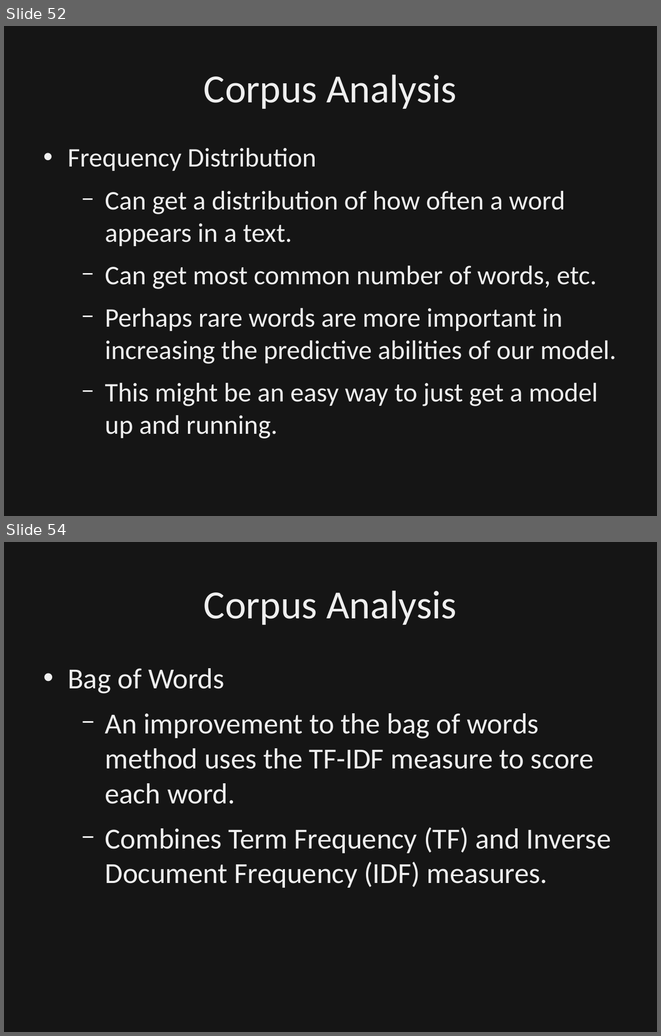
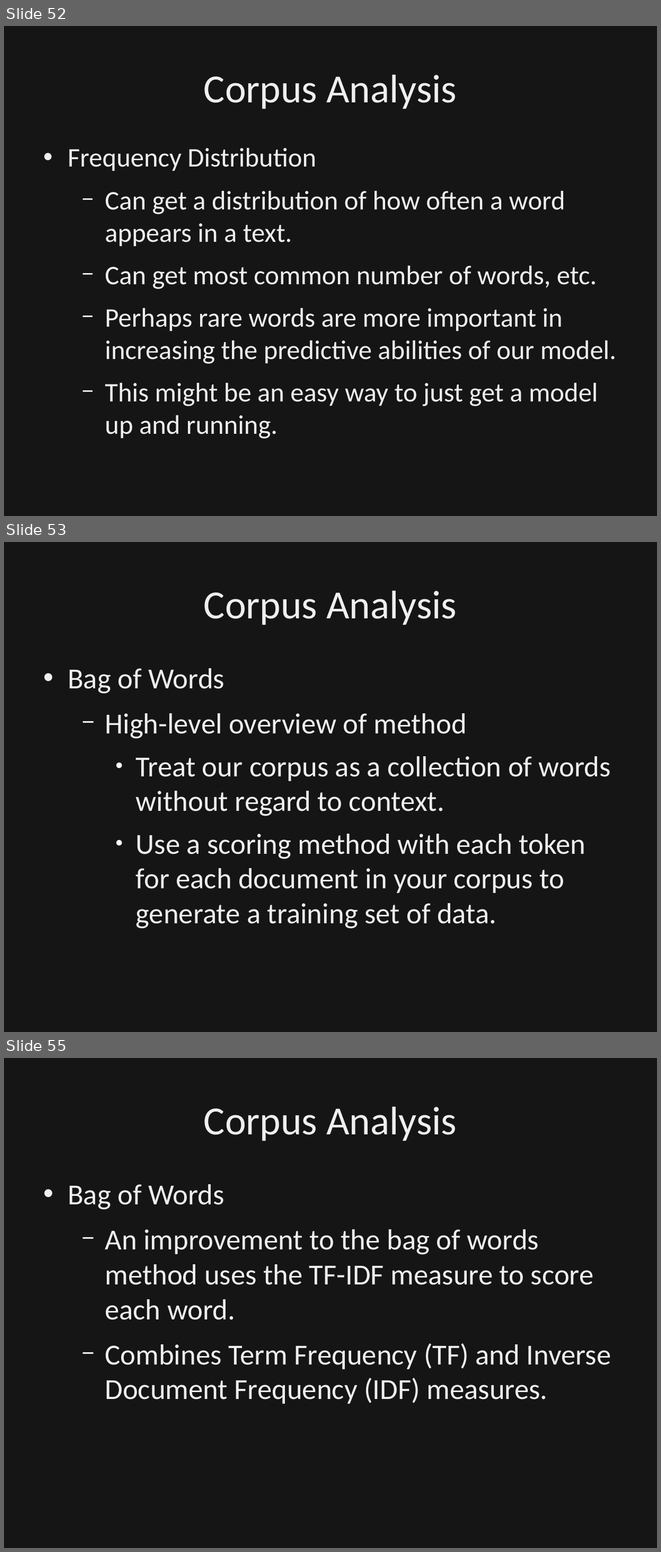
Before and after one commit to dbowmans46/PracticalProgramming, a slide deck: Session 7 - Python/Instructional Material/Session 7 - Python Brief Intro to NLP.odp. Shown one above the other, each under a label of ours: slides 52 and 54 before the commit, slides 52, 53 and 55 after it; the slides between them are not shown. The pictures are 661x1036 and 661x1552 pixels, drawn with LibreOffice and Linux fonts; fonts in the diff are those of the drawing; background and template pictures are left out; a plain dark background stands for a picture behind light text. Boxes give left, top, right and bottom in pixels: in the first picture for what was removed or moved away, otherwise in the second. Text is boxed around its words. In the diff, an @@ line names an element or a change of style, - is before the commit and + after.

Commit message:
Added details and more slides for bag of words method.  Added example code for simple bag of words method.

```diff
--- a/Session 7 - Python/Instructional Material/Session 7 - Python Brief Intro to NLP.odp
+++ b/Session 7 - Python/Instructional Material/Session 7 - Python Brief Intro to NLP.odp
@@ slide 53 added at [4, 542, 657, 1032], background picture (left out) @@
@@ rectangle added at [4, 542, 657, 1032], fill #000000 at 50% opacity, outline #000000 0 pt @@
@@ title added at [204, 590, 457, 625], 44 pt, text #EFEFEF @@
+Corpus Analysis
@@ text added at [68, 668, 611, 928], 32 pt, text #EFEFEF @@
+• Bag of Words
+  − High-level overview of method
+    ● Treat our corpus as a collection of words without regard to context.
+    ● Use a scoring method with each token for each document in your corpus to generate a training set of data.
@@ what was slide 54 is now slide 55 @@
```
Also in this commit, not shown: 1 slide changed, 1 other slide added, 1 other file.
